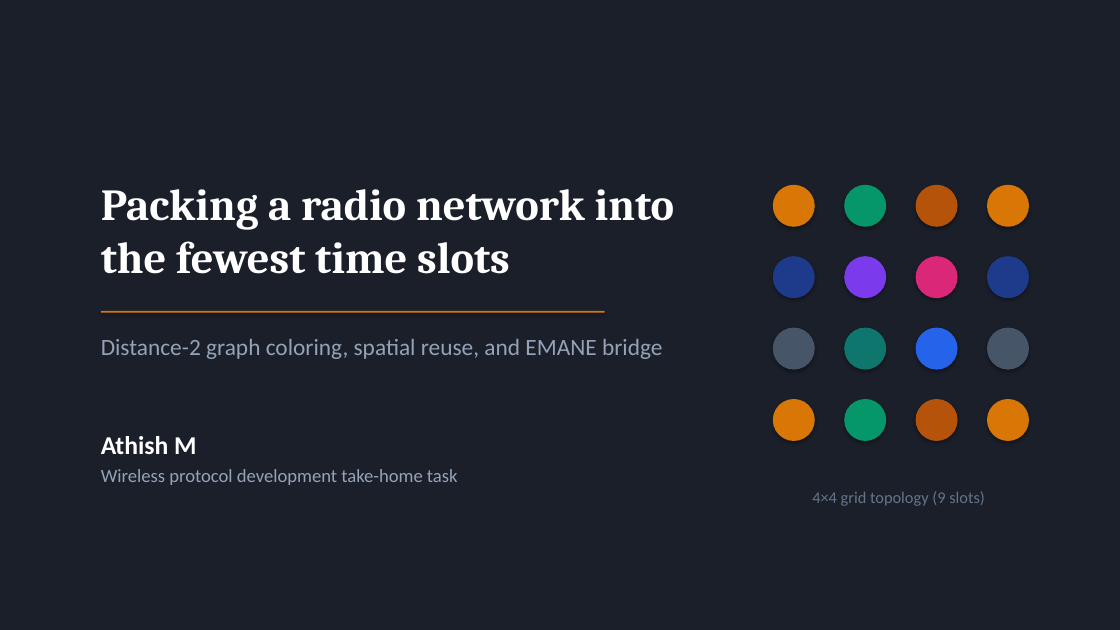
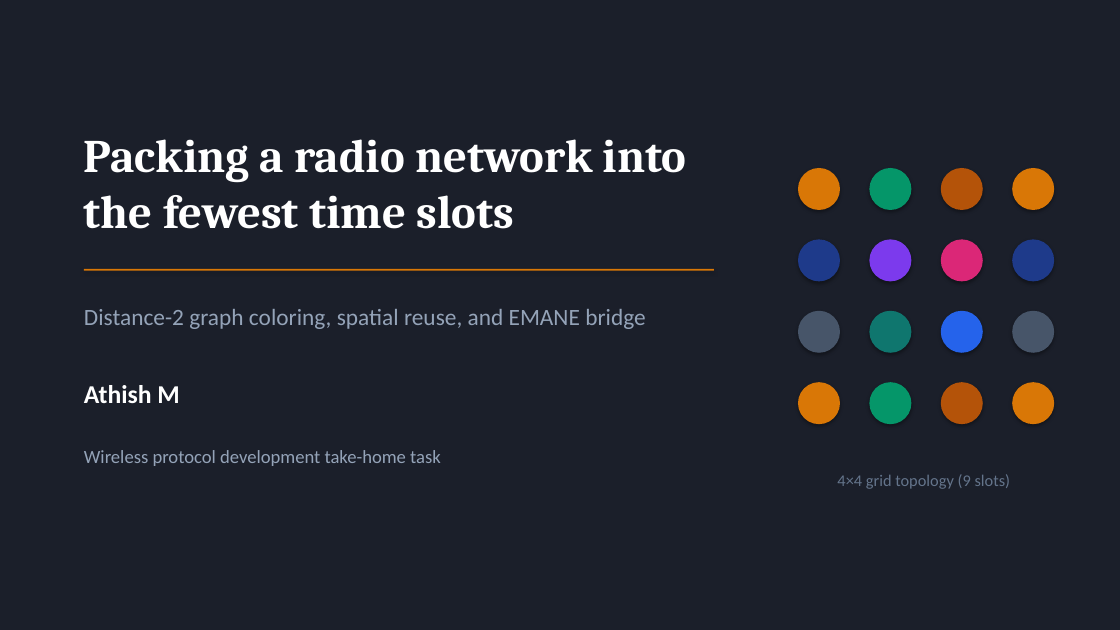
Before and after one commit to athishio/tdma-schedule-optimizer, a slide deck: slide 1 of docs/presentation.pptx. Drawn at 1120x630 pixels with LibreOffice and Linux fonts; fonts in the diff are those of the drawing. Boxes give left, top, right and bottom in pixels: in the first picture for what was removed or moved away, otherwise in the second. Text is boxed around its words. In the diff, an @@ line names an element or a change of style, - is before the commit and + after.

```diff
--- a/docs/presentation.pptx
+++ b/docs/presentation.pptx
@@ text "Packing a radio network into ...": place and size @@
-text "Packing a radio network into ..." at (101,189,675,274)
+text "Packing a radio network into ..." at (84,139,687,229)
@@ text "Packing a radio network into ..." at (84,139,687,229): size 38 to 40 pt @@
@@ ellipse at (798,168,840,210): fill #059669 to #D97706 @@
@@ ellipse at (870,168,912,210): fill #B45309 to #059669 @@
@@ ellipse at (941,168,983,210): fill #D97706 to #B45309 @@
@@ ellipse at (1012,168,1054,210): fill #1E3A8A to #D97706 @@
@@ ellipse at (798,239,840,281): fill #7C3AED to #1E3A8A @@
@@ ellipse at (870,239,912,281): fill #DB2777 to #7C3AED @@
@@ ellipse at (941,239,983,281): fill #1E3A8A to #DB2777 @@
@@ 3 ellipses: place and size @@
-3 ellipses at (773,256,815,441)
+3 ellipses at (1012,168,1054,353)
@@ ellipse at (1012,239,1054,281): fill #475569 to #1E3A8A @@
@@ rectangle: place and size @@
-rectangle at (101,311,605,313)
+rectangle at (84,269,714,271)
@@ text "Distance-2 graph coloring, spatial reuse, ...": place and size @@
-text "Distance-2 graph coloring, spatial reuse, ..." at (101,339,662,359)
+text "Distance-2 graph coloring, spatial reuse, ..." at (84,309,645,329)
@@ ellipse at (798,311,840,353): fill #0F766E to #475569 @@
@@ ellipse at (870,311,912,353): fill #2563EB to #0F766E @@
@@ 12 ellipses: place and size @@
-12 ellipses at (844,185,1029,441)
+12 ellipses at (798,168,983,424)
@@ ellipse at (941,311,983,353): fill #475569 to #2563EB @@
@@ ellipse at (1012,311,1054,353): fill #D97706 to #475569 @@
@@ text added at (84,385,179,403), 22 pt, text #FFFFFF, bold @@
+Athish M
@@ ellipse at (798,382,840,424): fill #059669 to #D97706 @@
@@ ellipse at (870,382,912,424): fill #B45309 to #059669 @@
@@ ellipse at (941,382,983,424): fill #D97706 to #B45309 @@
@@ ellipse: place and size @@
-ellipse at (773,185,815,227)
+ellipse at (1012,382,1054,424)
@@ text "Wireless protocol development take-home task": place and size @@
-text "Wireless protocol development take-home task" at (101,436,458,485)
+text "Wireless protocol development take-home task" at (84,450,441,466)
@@ text "Wireless protocol development take-home task" at (84,450,441,466): less space between paragraphs @@
@@ text at (101,436,196,454): paragraph removed @@
-Athish M
@@ text "4×4 grid topology (9 slots)": place and size @@
-text "4×4 grid topology (9 slots)" at (812,491,985,506)
+text "4×4 grid topology (9 slots)" at (837,474,1011,489)
```
Also in this commit, not shown: 7 other slides changed, 4 other files.
